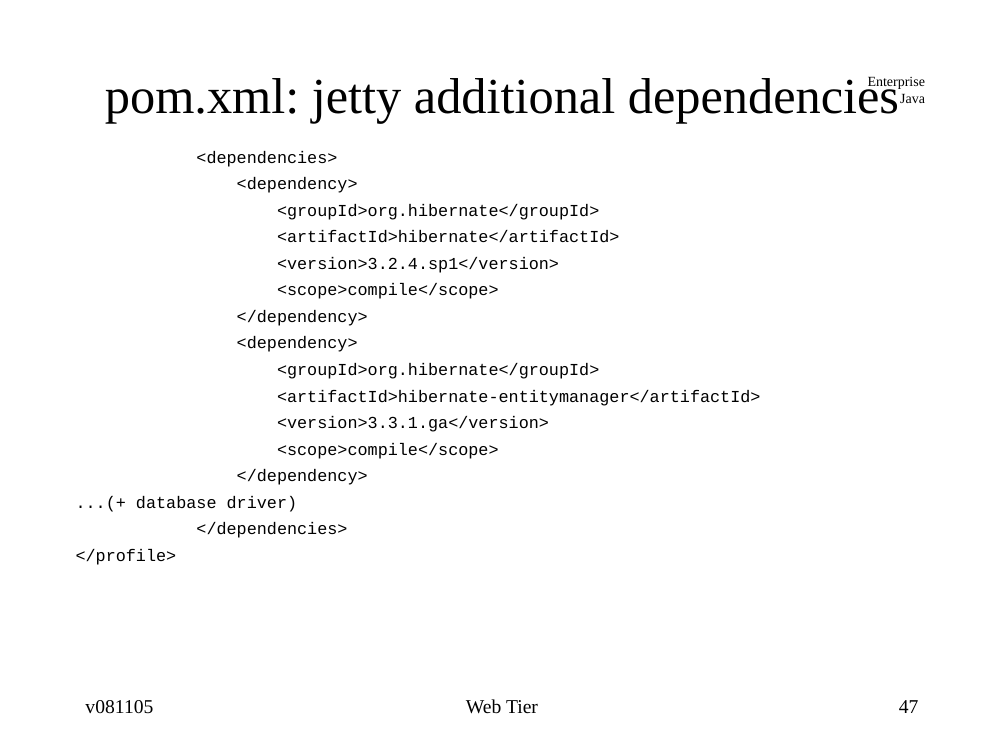
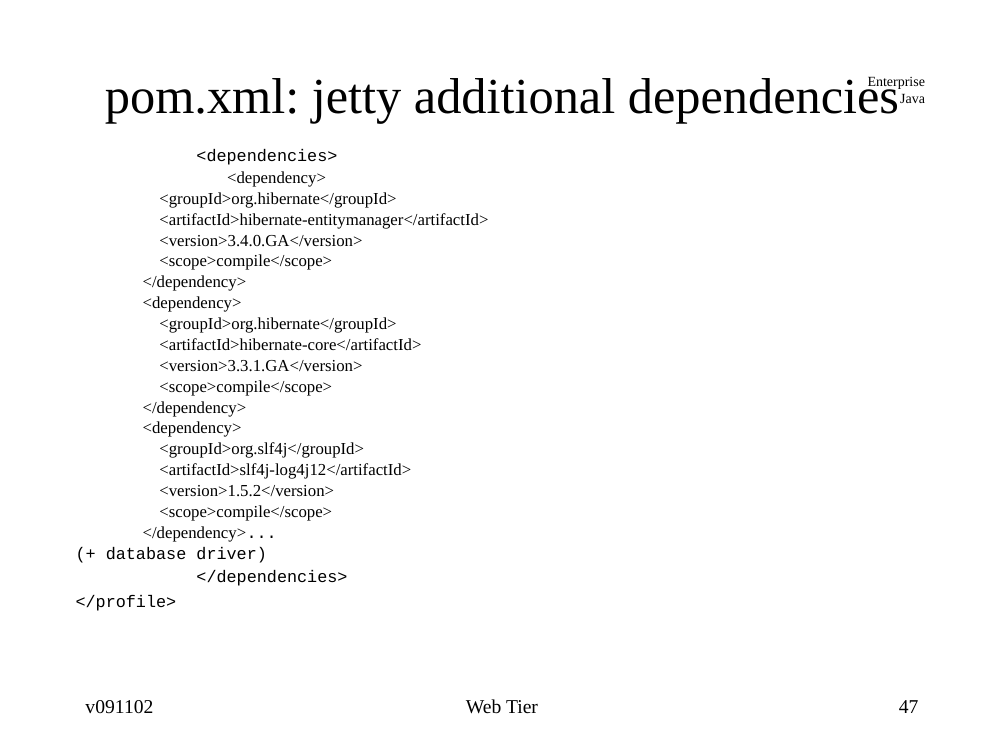
Before and after one commit to jcstaff/ejava-javaee, a slide deck: slide 47 of webtier/src/site/resources/lectures/webTier.ppt. Drawn at 1008x756 pixels with LibreOffice and Linux fonts; fonts in the diff are those of the drawing. Boxes give left, top, right and bottom in pixels: in the first picture for what was removed or moved away, otherwise in the second. Text is boxed around its words. In the diff, an @@ line names an element or a change of style, - is before the commit and + after.

```diff
--- a/webtier/src/site/resources/lectures/webTier.ppt
+++ b/webtier/src/site/resources/lectures/webTier.ppt
@@ text at (76,149,396,611): font Courier New to Times New Roman in "<dependency>", "<groupId>org.hibernate</groupId>", "<scope>compile</scope>", "</dependency>" and 4 more places; line spacing 0.76 to 0.66; line spacing 0.76 to 0.48 @@
@@ text at (159,213,488,247): text changed; font Courier New to Times New Roman @@
-<artifactId>hibernate</artifactId>
-<version>3.2.4.sp1</version>
+<artifactId>hibernate-entitymanager</artifactId>
+<version>3.4.0.GA</version>
@@ text at (159,338,421,372): text changed; font Courier New to Times New Roman @@
-<artifactId>hibernate-entitymanager</artifactId>
-<version>3.3.1.ga</version>
+<artifactId>hibernate-core</artifactId>
+<version>3.3.1.GA</version>
@@ text at (106,421,411,563): text changed; font Courier New to Times New Roman @@
-...(+ database driver)
+<dependency>
+<groupId>org.slf4j</groupId>
+<artifactId>slf4j-log4j12</artifactId>
+<version>1.5.2</version>
+<scope>compile</scope>
+</dependency>...
+(+ database driver)
@@ text at (85,700,153,714): text changed @@
-v081105
+v091102
```
Also in this commit, not shown: 52 other slides changed, 9 other files.
